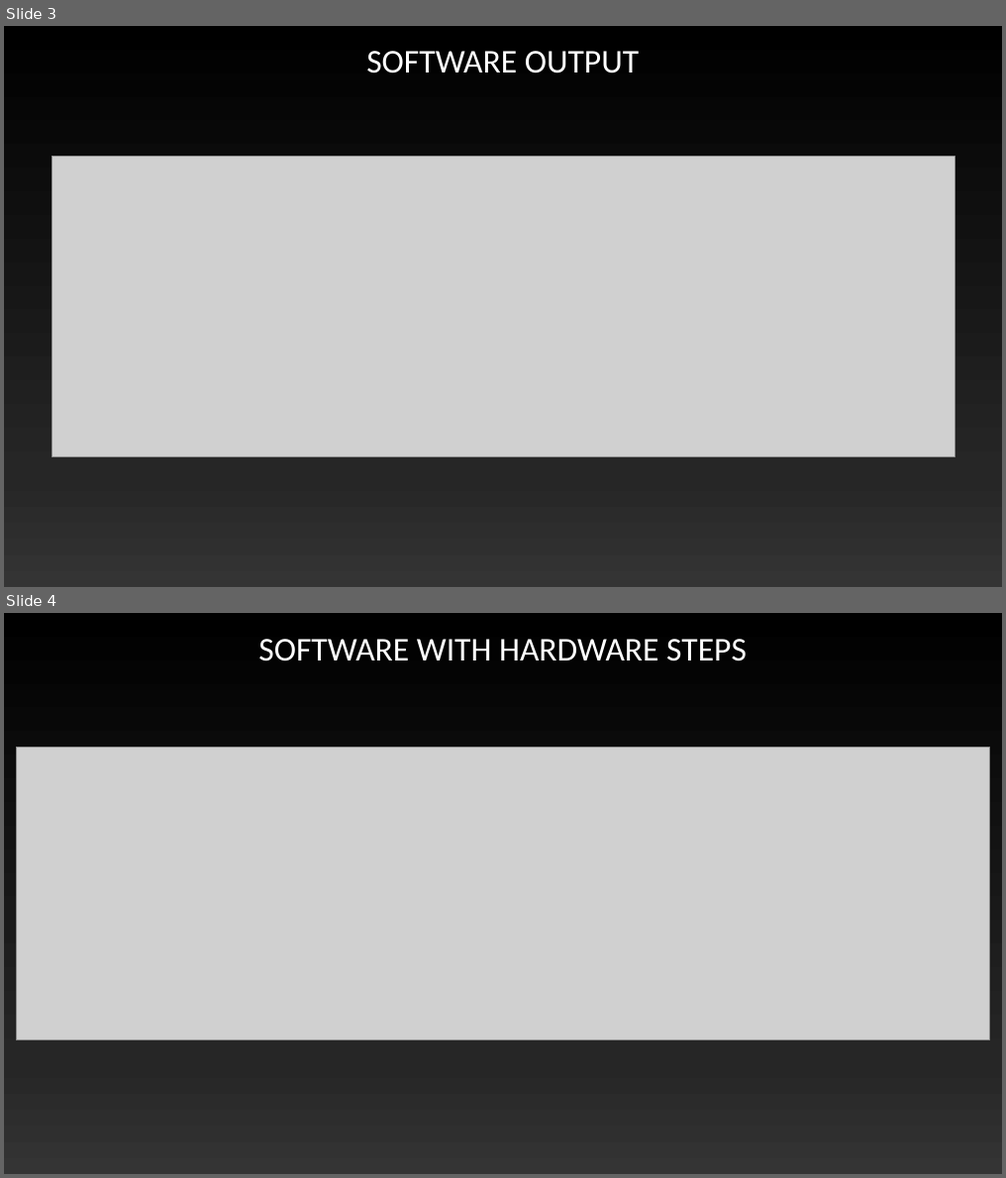
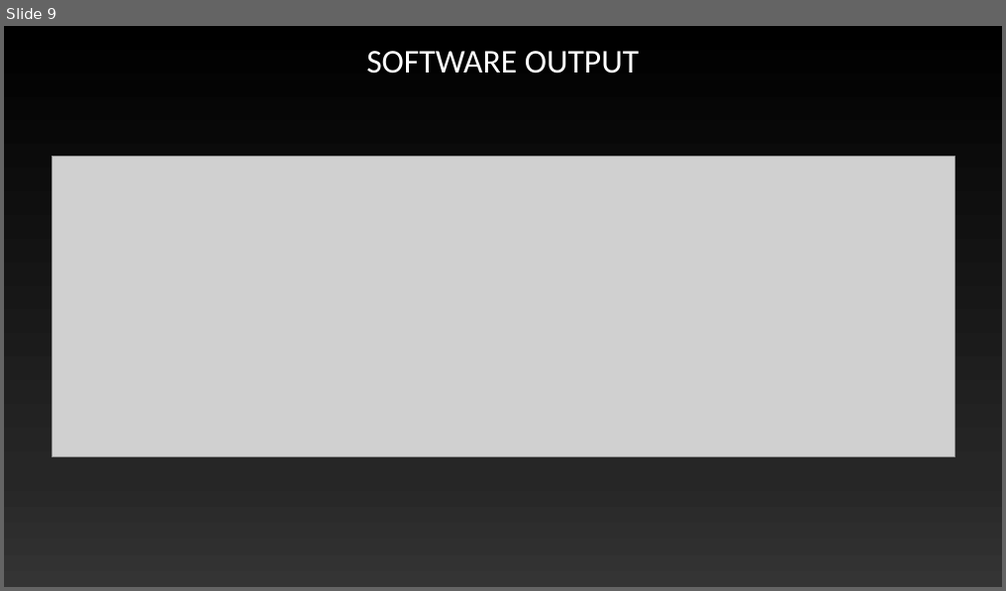
Before and after one commit to Maximus32/Reconfig-Canny, a slide deck: Deliverables/Canny edge detection – fpga speedup.pptx. Shown one above the other, each under a label of ours: slides 3 and 4 before the commit, slide 9 after it. The pictures are 1006x1178 and 1006x591 pixels, drawn with LibreOffice and Linux fonts; fonts in the diff are those of the drawing; grey boxes stand for pictures. Boxes give left, top, right and bottom in pixels: in the first picture for what was removed or moved away, otherwise in the second. Text is boxed around its words. In the diff, an @@ line names an element or a change of style, - is before the commit and + after.

```diff
--- a/Deliverables/Canny edge detection – fpga speedup.pptx
+++ b/Deliverables/Canny edge detection – fpga speedup.pptx
@@ slide 4 removed at <box>4,613,1002,1174</box>, background gradient #000000 to #262626 to #343434 @@
@@ title removed at <box>258,639,746,662</box> @@
-SOFTWARE WITH HARDWARE STEPS
@@ picture removed at <box>16,747,989,1040</box> @@
@@ what was slide 3 is now slide 9 @@
```
Also in this commit, not shown: 3 slides changed, 8 slides added, 1 other slide removed, 1 other file.
